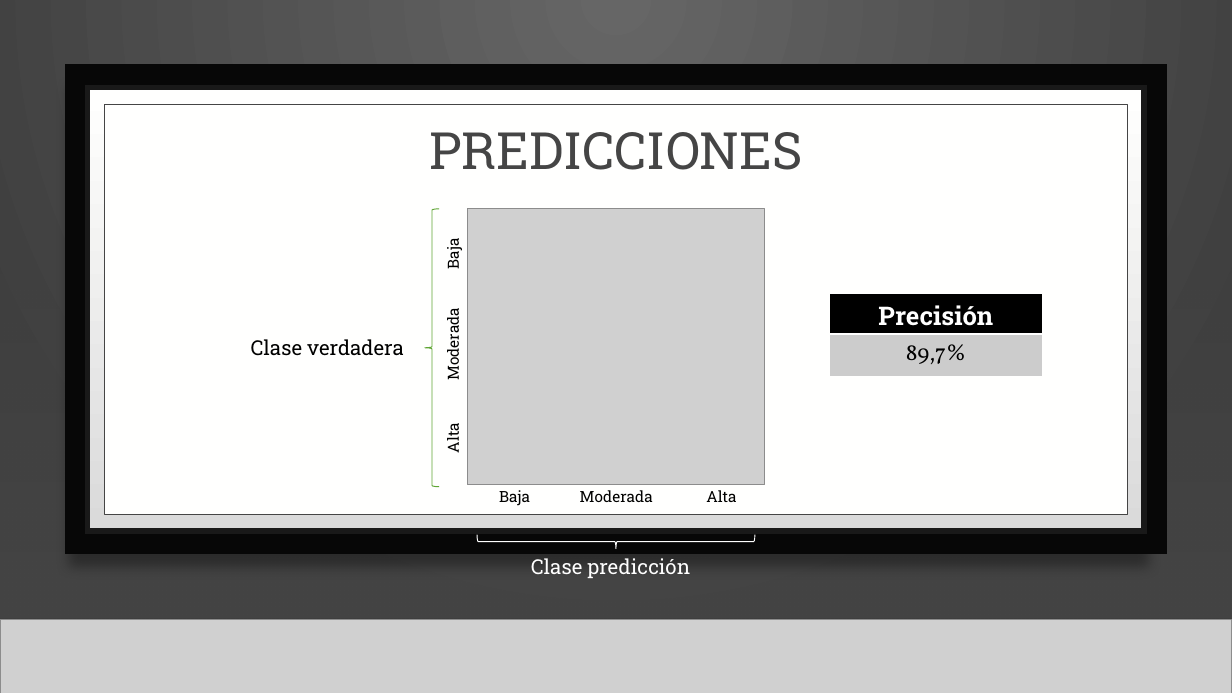
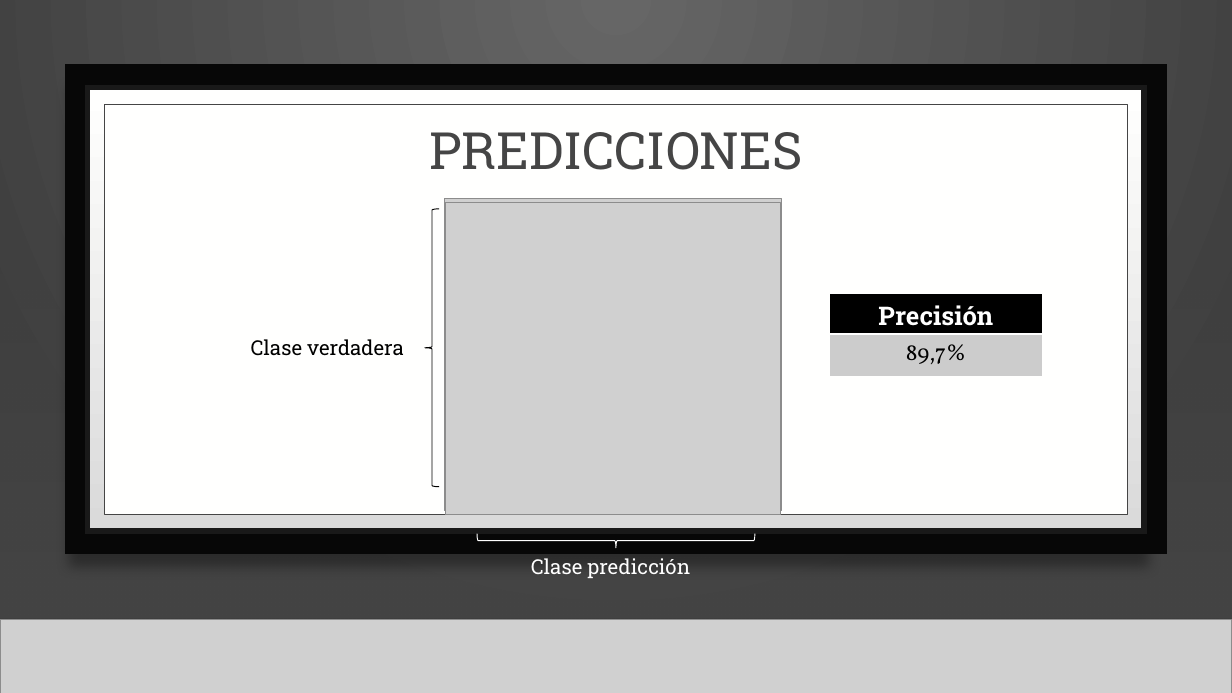
Before and after one commit to Matias-Ibarra/Proyecto_ML, a slide deck: slide 8 of docs/presentación.pptx (slide 9 before the commit). Drawn at 1232x693 pixels with LibreOffice and Linux fonts; fonts in the diff are those of the drawing; grey boxes stand for pictures; background and template pictures are left out. Boxes give left, top, right and bottom in pixels: in the first picture for what was removed or moved away, otherwise in the second. Text is boxed around its words. In the diff, an @@ line names an element or a change of style, - is before the commit and + after.

```diff
--- a/docs/presentación.pptx
+++ b/docs/presentación.pptx
@@ left brace at [425, 209, 439, 487]: outline #5FA534 0.75 pt to #000000 0.75 pt @@
@@ picture: place and size @@
-picture at [467, 209, 764, 485]
+picture at [445, 202, 781, 515]
@@ picture added at [445, 199, 782, 511] @@
```
Also in this commit, not shown: 6 other slides changed, 1 slide added, 1 slide removed.
